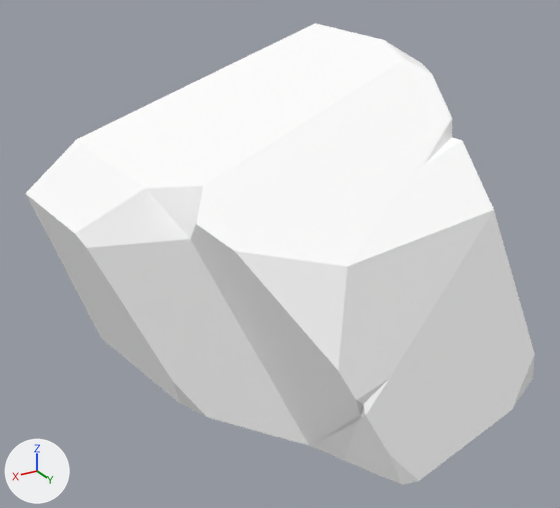
One commit to the glTF model assets/models/rock_sandstone.glb: the scene before it, then after it.
Rendered twice from a 50 mm lens placed at (0.568, 0.87, 0.73), pointed at (0.033, -0.02, 0.285). Every picture has the same lights, and +X, +Y and +Z are marked at lower left. The older version comes first. Vertices at exactly the same position are counted once.

Objects in the first picture: 'rock_export'.
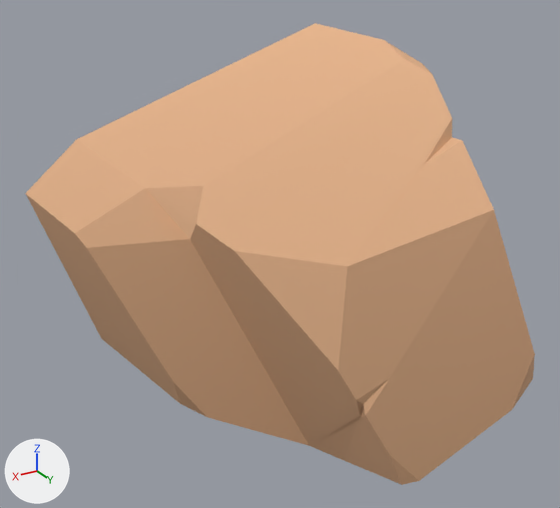
Boxes (x1, y1, x2, y2) around the edits, measured in the pictures (560 x 508 px):
part 1 of me_rg1_gradient_0, recoloured (white to beige): (25, 23, 535, 409) in both
part 2 of me_rg1_gradient_0, recoloured (white to brown): (87, 210, 535, 485) in both

Edits to the bpy script that builds the scene:
```text
Change me_rg1_gradient_0:
    where me_rg1_gradient_0.from_pydata(...)  # 53 vertices, 102 faces; spans x -0.327..0.327, y -0.267..0.267, z 0.0..0.571
    used by ob_rock_export; location = (0.0, 0.0, 0.0)
    me_rg1_gradient_0 part 1: 53 faces centred in x -0.271..0.286, y -0.267..0.244, z 0.23..0.544 are repainted in the vertex colours; the middle colour goes from white #ffffff to beige #dead86
    me_rg1_gradient_0 part 2: 49 faces centred in x -0.306..0.241, y -0.267..0.262, z 0.021..0.224 are repainted in the vertex colours; the middle colour goes from white #ffffff to brown #cea17c
```
